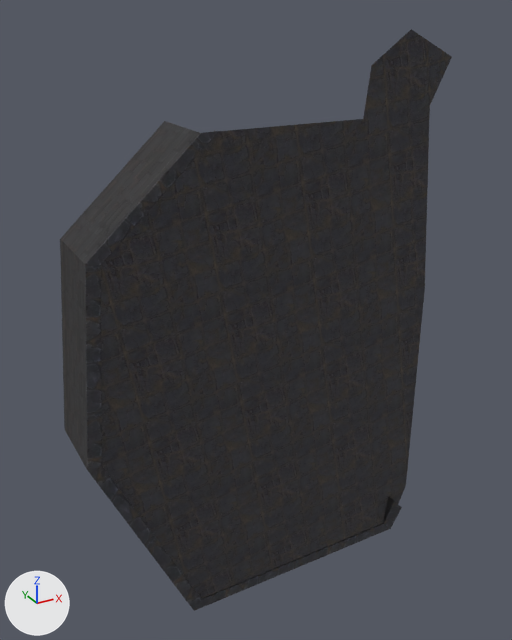
Two versions of the OBJ model sceneobjs/huodong_fuben_651/huodong_fuben_652_pingtai01_dimian_taizi_01.obj, one commit apart.
Camera for both pictures: a camera (50 mm lens) standing at (-1498.0, -2845.0, 1452.0) and looking at (12.0, -100.0, 80.0). Arrows for +X, +Y and +Z are at lower left; the lights stay in place. Where no turn or scale is listed for an object, it has been applied to the vertices. Vertices at the same position are counted once.

Names of what the first picture shows: 'huodong_fuben_652_pingtai01_dimian_taizi_01'.
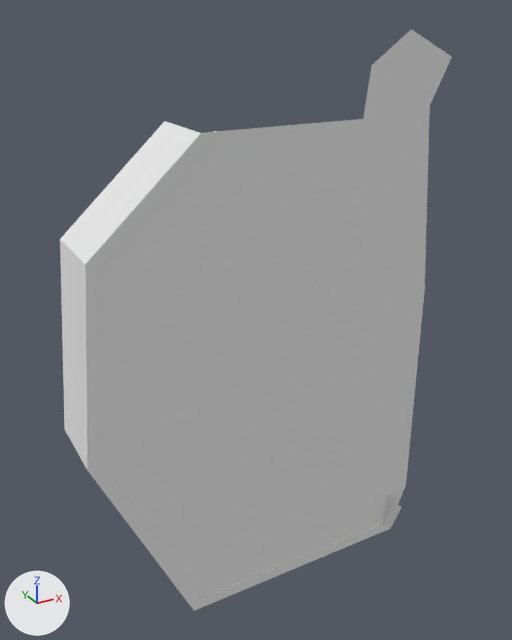
Location of each change, (x1, y1, x2, y2) in pixels of the pictures (512 x 640 px):
part 1 of me_huodong_fuben_652_pingtai01_dimian_taizi_01, recoloured (black to grey)
    both: (85, 131, 402, 611)
part 2 of me_huodong_fuben_652_pingtai01_dimian_taizi_01, recoloured (black to white)
    both: (60, 121, 200, 469)
part 3 of me_huodong_fuben_652_pingtai01_dimian_taizi_01, recoloured (black to grey)
    both: (85, 29, 452, 599)

Diff of the bpy script that builds the scene:
```diff
--- a/sceneobjs/huodong_fuben_651/huodong_fuben_652_pingtai01_dimian_taizi_01.obj.py
+++ b/sceneobjs/huodong_fuben_651/huodong_fuben_652_pingtai01_dimian_taizi_01.obj.py
@@ mat_material_2_1 @@
+mat_material_2_1 = principled_material('material_2')
+mat_material_2_1.base_color = (0.8, 0.8, 0.8)  # white #e7e7e7
+mat_material_2_1.roughness = 1.0
@@ mat_material_3_1 @@
+mat_material_3_1 = principled_material('material_3')
+mat_material_3_1.base_color = (0.8, 0.8, 0.8)  # white #e7e7e7
+mat_material_3_1.roughness = 1.0
@@ mat_material_1_1 @@
+mat_material_1_1 = principled_material('material_1')
+mat_material_1_1.base_color = (0.8, 0.8, 0.8)  # white #e7e7e7
+mat_material_1_1.roughness = 1.0
@@ me_huodong_fuben_652_pingtai01_dimian_taizi_01 @@
 me_huodong_fuben_652_pingtai01_dimian_taizi_01.from_pydata(...)  # 42 vertices, 50 faces; spans x -914.0..914.0, y -341.0..73.0, z -1371.0..1371.0
 # used by ob_huodong_fuben_652_pingtai01_dimian_taizi_01; location = (0.0, 0.0, 0.0)
+# me_huodong_fuben_652_pingtai01_dimian_taizi_01 part 1: all 30 faces that had it switch from mat_material_2 (picture img_huodong_fuben_652_pingtai01_bianxian_png) to mat_material_2_1 (white #e7e7e7)
+# me_huodong_fuben_652_pingtai01_dimian_taizi_01 part 2: all 10 faces that had it switch from mat_material_3 (picture img_huodong_fuben_652_pingtai01_iangti_png) to mat_material_3_1 (white #e7e7e7)
+# me_huodong_fuben_652_pingtai01_dimian_taizi_01 part 3: all 10 faces that had it switch from mat_material_1 (picture img_huodong_fuben_652_pingtai01_dimian_png) to mat_material_1_1 (white #e7e7e7)
```
